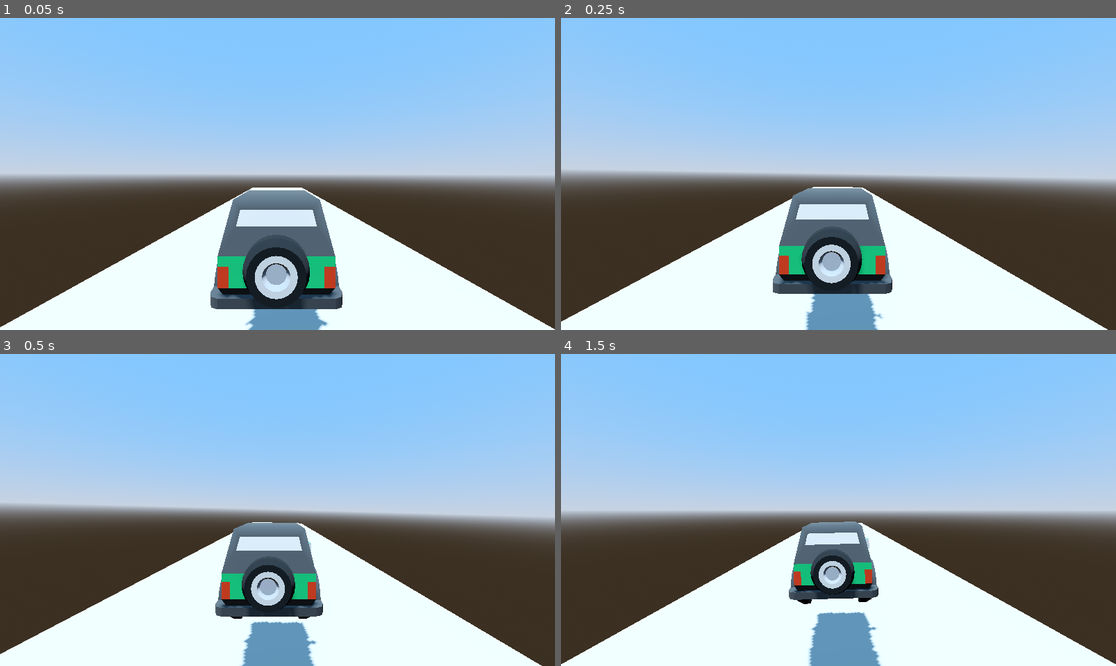
Above: before the commit, frames 1-4 (two rows, left to right).
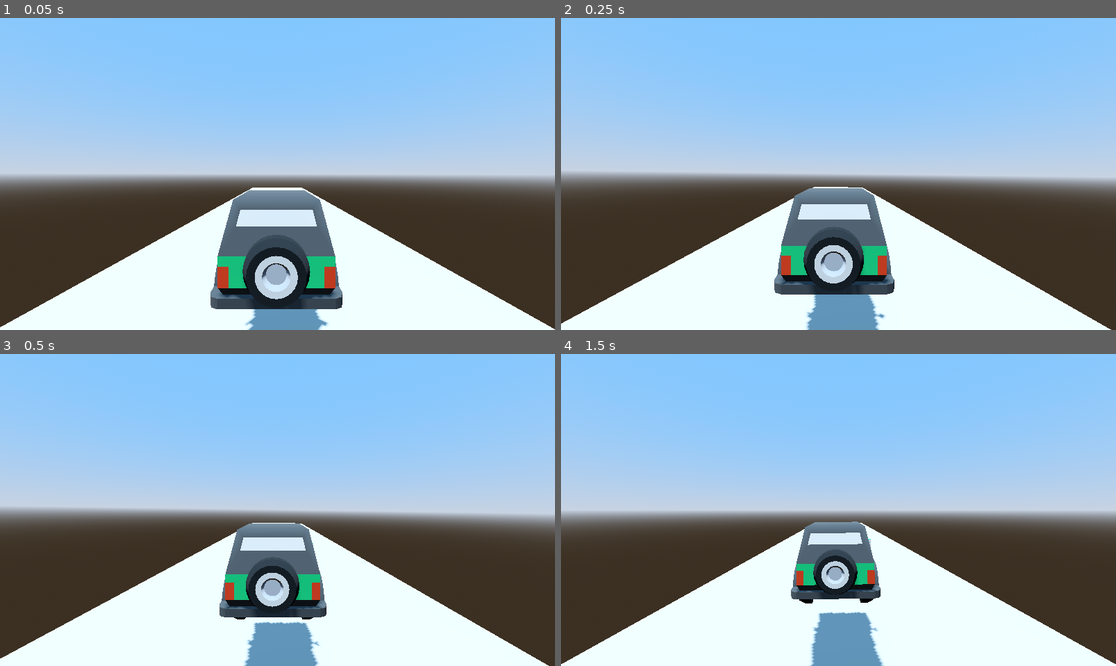
Above: after the commit, the same moments.

Repository: sassani134/arcadeStyleCarGame
Game: Godot game, scene res://Scenes/testPlatform.tscn
Two runs of this game, one before a commit and one after it. Both use one fixed random seed, a clock stepped at 60 frames per second and the inputs below. The project has no main scene, so this scene is started directly.
Inputs (mouse positions are in pixels of both pictures, inside the frame that each line leads up to):
- Up to frame 1 (0.05 s): no input
- Up to frame 2 (0.25 s): no input
- Up to frame 3 (0.5 s): no input
- Up to frame 4 (1.5 s): tap Enter (ui_accept) at 0.5, 0.77 s; move the mouse to (960, 494) at 0.52 s; hold D 0.53-1.28 s; hold F 0.53-1.28 s; click (960, 494) at 0.67 s; move the mouse to (727, 525) at 1.27 s; hold S from 1.28 s (still down); tap Space at 1.35 s

The runs differ from the first frame. In frame 1, less than 0.1% of the frame differs, in the area x 4-99%, y 56-99%; in frame 2, 1.2%; in frame 3, 3.7%, in the area x 0-100%, y 48-100%; in frame 4, 1.0%.

Commit message:
try to change value so car can fall in an other scenes

Diff:
--- a/Scenes/car_2.tscn
+++ b/Scenes/car_2.tscn
@@ -34,7 +34,7 @@
 [node name="car2" type="RigidBody3D"]
 physics_material_override = SubResource("PhysicsMaterial_ckkkg")
 gravity_scale = 5.0
-angular_damp = 10.0
+linear_damp = 10.0
 script = ExtResource("1_35yw7")
 
 [node name="CollisionShape3D" type="CollisionShape3D" parent="."]
